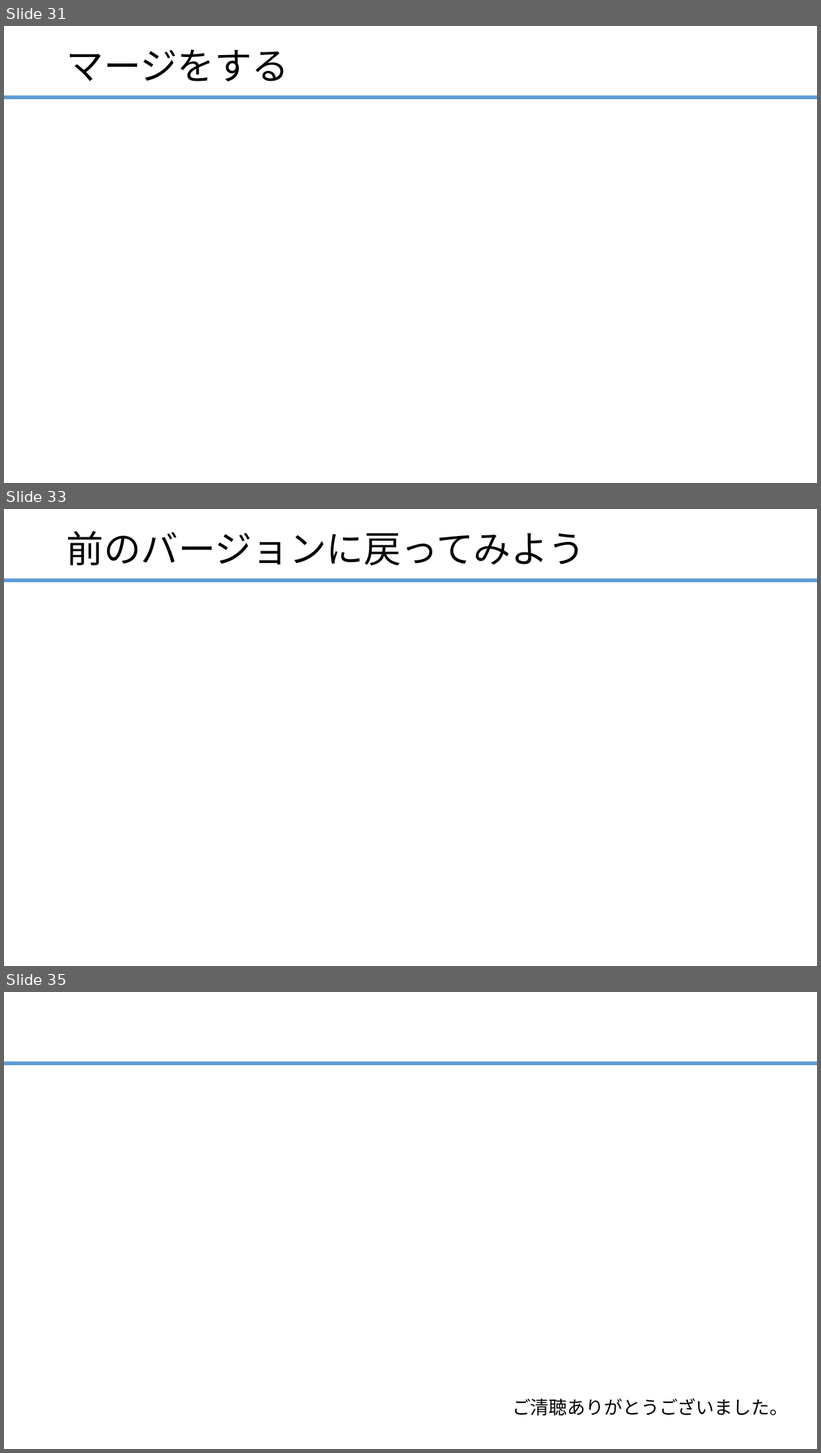
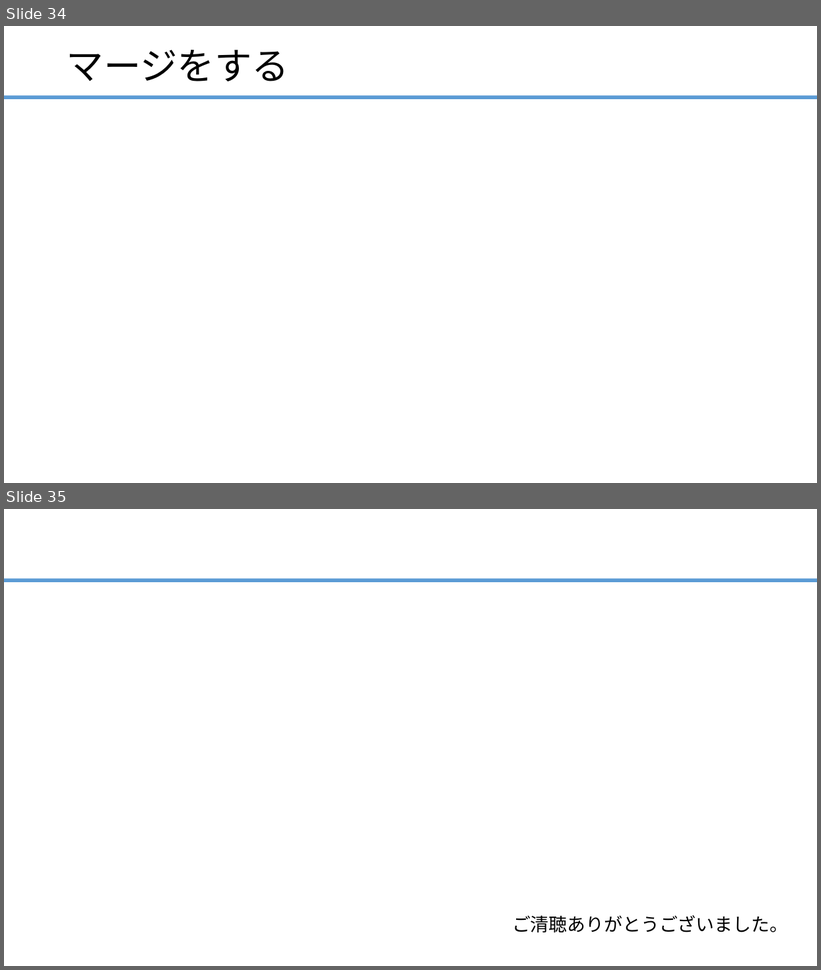
Before and after one commit to ainsAins/git4beginners, a slide deck: ハンズオン_Git入門.pptx. Shown one above the other, each under a label of ours: slides 31, 33 and 35 before the commit, slides 34 and 35 after it; the slides between them are not shown. The pictures are 821x1453 and 821x970 pixels, drawn with LibreOffice and Linux fonts; fonts in the diff are those of the drawing. Boxes give left, top, right and bottom in pixels: in the first picture for what was removed or moved away, otherwise in the second. Text is boxed around its words. In the diff, an @@ line names an element or a change of style, - is before the commit and + after.

```diff
--- a/ハンズオン_Git入門.pptx
+++ b/ハンズオン_Git入門.pptx
@@ slide 33 removed at box(4, 509, 817, 966), background #FFFFFF; not listed: 1 template element that a slide beside it also shows @@
@@ title removed at box(67, 531, 586, 566) @@
-前のバージョンに戻ってみよう
@@ what was slide 31 is now slide 34 @@
```
Also in this commit, not shown: 13 slides changed, 3 slides added, 2 other slides removed, 1 other file.
